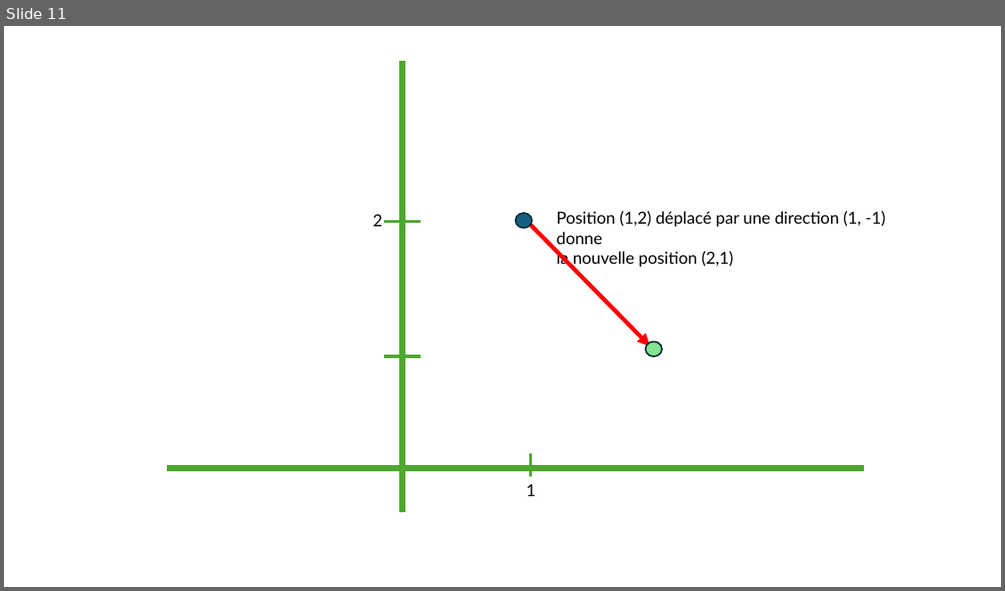
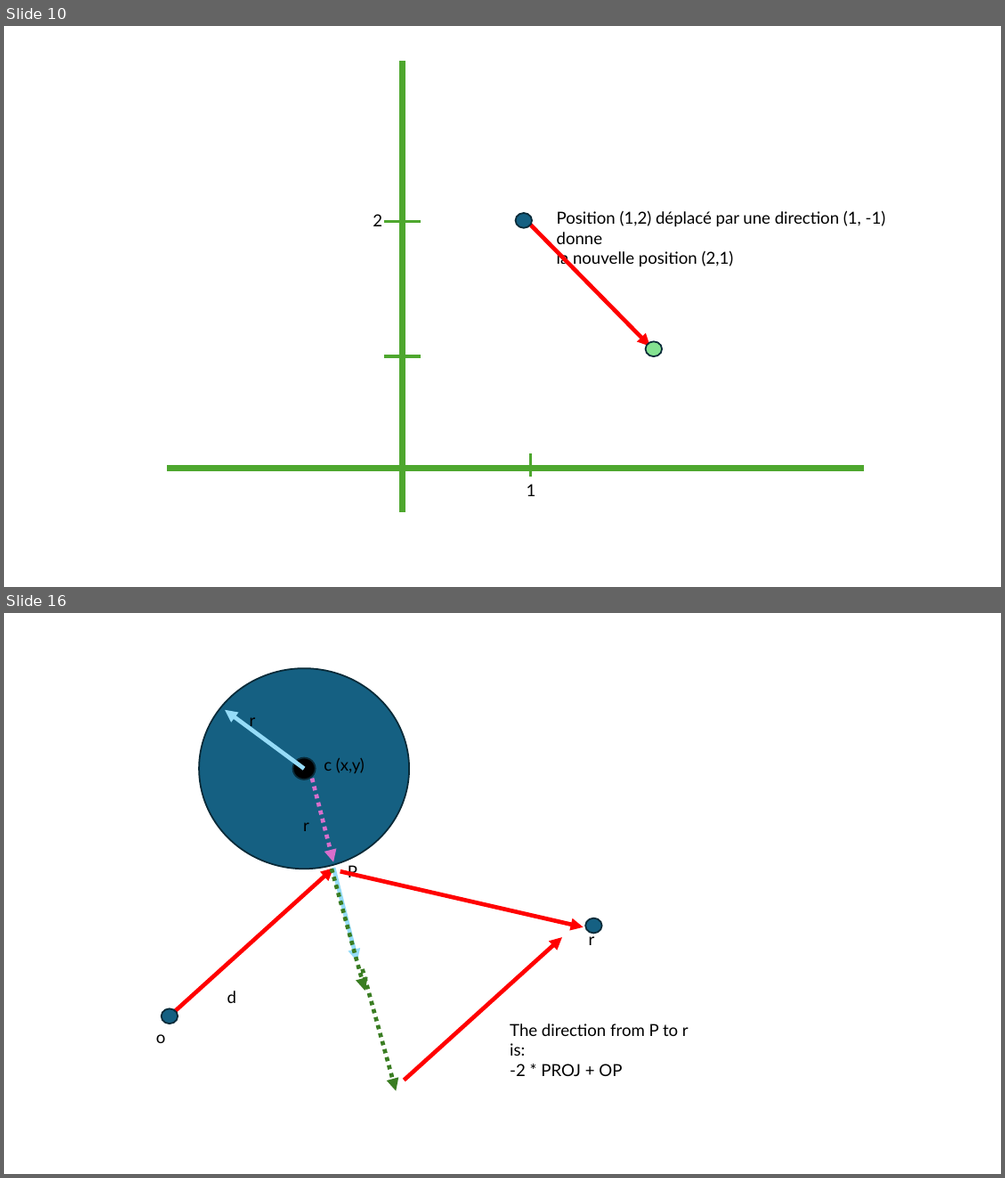
Before and after one commit to glassworks/course-raytracer, a slide deck: src/diagrams.pptx. Shown one above the other, each under a label of ours: slide 11 before the commit, slides 10 and 16 after it; the slides between them are not shown. The pictures are 1005x591 and 1005x1178 pixels, drawn with LibreOffice and Linux fonts; fonts in the diff are those of the drawing. Boxes give left, top, right and bottom in pixels: in the first picture for what was removed or moved away, otherwise in the second. Text is boxed around its words. In the diff, an @@ line names an element or a change of style, - is before the commit and + after.

```diff
--- a/src/diagrams.pptx
+++ b/src/diagrams.pptx
@@ slide 16 added at [4, 613, 1001, 1174], background #FFFFFF @@
@@ ellipse added at [199, 668, 409, 868], fill #156082, outline #092A39 1.5 pt @@
@@ arrow added from (304, 769) to (225, 710), #96DCF8 4 pt @@
@@ text added at [250, 717, 256, 730], 16 pt, text #000000 @@
+r
@@ ellipse added at [292, 758, 316, 779], fill #000000, outline #092A39 1.5 pt @@
@@ text added at [324, 758, 364, 773], 16 pt, text #000000 @@
+c (x,y)
@@ arrow added from (312, 779) to (334, 862), #D86ECC 4 pt dashed @@
@@ text added at [303, 822, 309, 831], 16 pt, text #000000 @@
+r
@@ arrow added from (175, 1011) to (334, 868), #FF0000 4 pt @@
@@ arrow added from (332, 868) to (365, 990), #3B7D23 4 pt dashed @@
@@ arrow added from (334, 868) to (357, 962), #96DCF8 4 pt @@
@@ arrow added from (340, 872) to (583, 927), #FF0000 4 pt @@
@@ text added at [348, 863, 357, 881], 16 pt, text #000000 @@
+P
@@ ellipse added at [586, 918, 602, 933], fill #156082, outline #092A39 1.5 pt @@
@@ text added at [589, 931, 595, 945], 16 pt, text #000000 @@
+r
@@ arrow added from (404, 1079) to (562, 938), #FF0000 4 pt @@
@@ arrow added from (362, 969) to (396, 1091), #3B7D23 4 pt dashed @@
@@ ellipse added at [161, 1008, 178, 1023], fill #156082, outline #092A39 1.5 pt @@
@@ text added at [227, 990, 236, 1003], 16 pt, text #000000 @@
+d
@@ text added at [156, 1034, 166, 1043], 16 pt, text #000000 @@
+o
@@ text added at [510, 1023, 688, 1076], 16 pt, text #000000 @@
+The direction from P to r is:
+-2 * PROJ + OP
@@ what was slide 11 is now slide 10 @@
```
Also in this commit, not shown: 1 slide changed, 5 other slides added, 1 slide removed, 5 other files.
